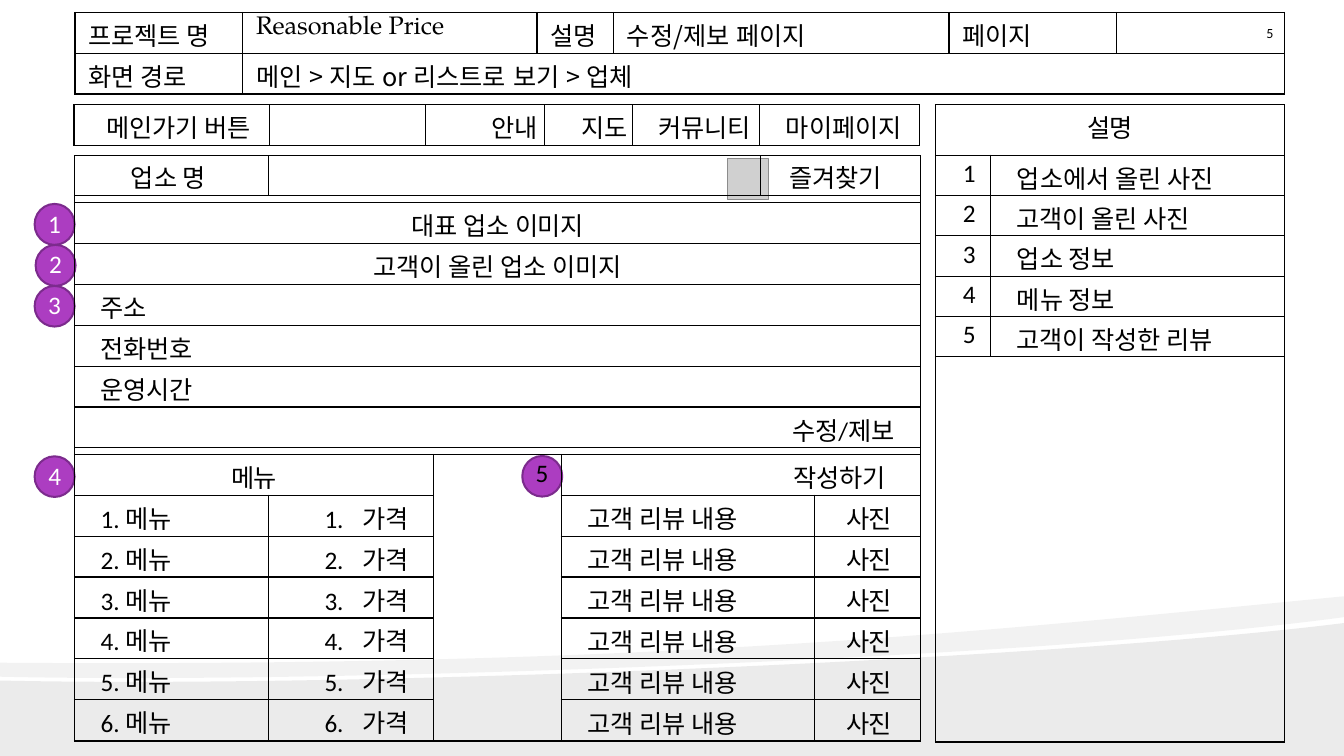
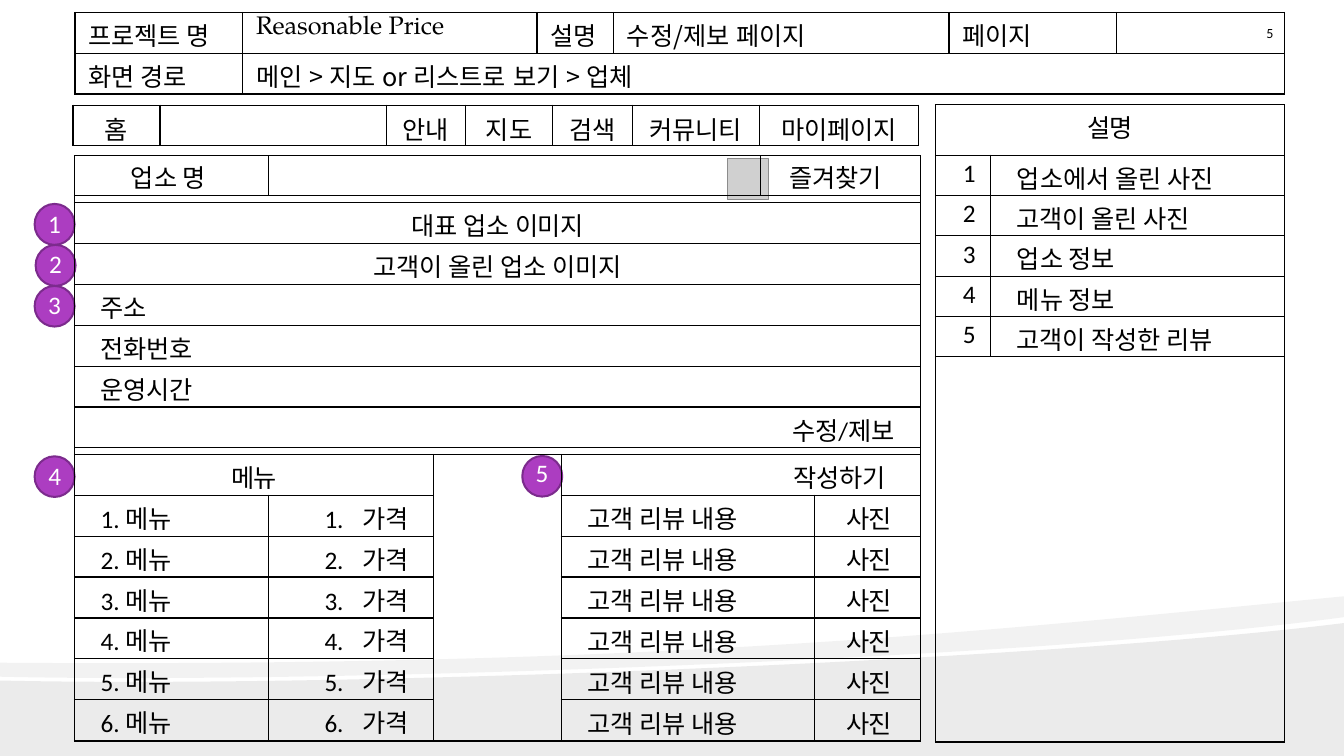
Before and after one commit to kjayvam/HTML, a slide deck: slide 12 of project/ppt/김영민_착한업소찾기_v.0.2.0.pptx. Drawn at 1344x756 pixels with LibreOffice and Linux fonts; fonts in the diff are those of the drawing; grey boxes stand for pictures. Boxes give left, top, right and bottom in pixels: in the first picture for what was removed or moved away, otherwise in the second. Text is boxed around its words. In the diff, an @@ line names an element or a change of style, - is before the commit and + after.

```diff
--- a/project/ppt/김영민_착한업소찾기_v.0.2.0.pptx
+++ b/project/ppt/김영민_착한업소찾기_v.0.2.0.pptx
@@ table at <box>73,105,919,282</box> @@
-column 1, row 1: 메인가기 버튼
+column 1, row 1: 홈
+column 5: 검색
@@ table at <box>75,155,921,741</box> @@
@@ text colour #000000 to #FFFFFF in "5" @@
```
Also in this commit, not shown: 15 other slides changed, 5 other files.
